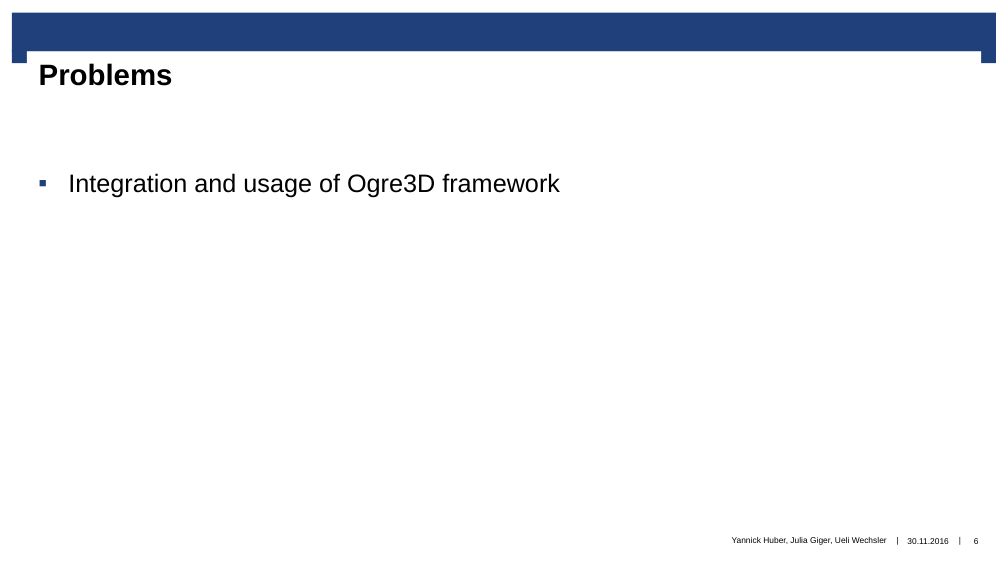
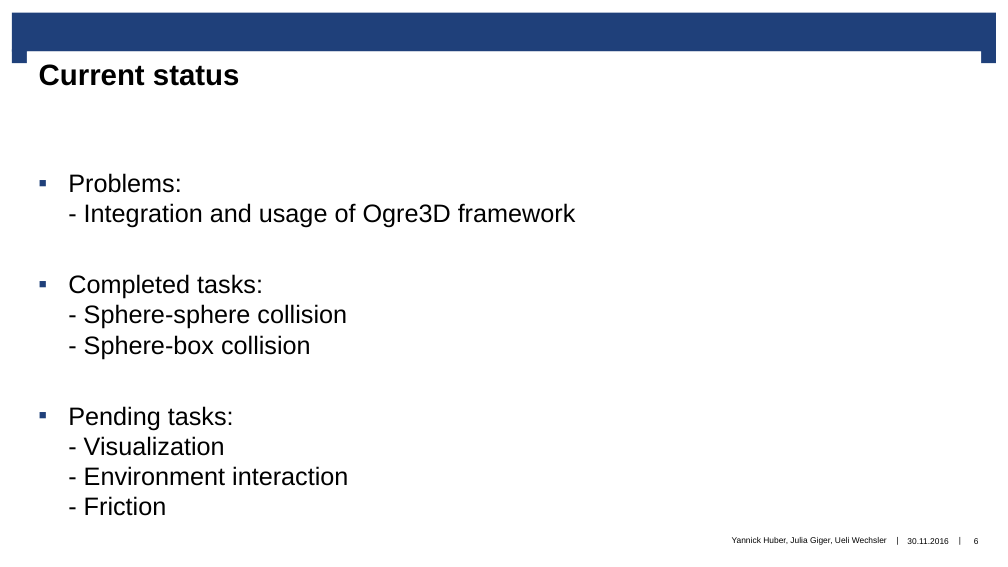
Before and after one commit to JuG16/pbs, a slide deck: slide 6 of project/pbs_project/presentation2.pptx. Drawn at 1008x567 pixels with LibreOffice and Linux fonts; fonts in the diff are those of the drawing; background and template pictures are left out. Boxes give left, top, right and bottom in pixels: in the first picture for what was removed or moved away, otherwise in the second. Text is boxed around its words. In the diff, an @@ line names an element or a change of style, - is before the commit and + after.

```diff
--- a/project/pbs_project/presentation2.pptx
+++ b/project/pbs_project/presentation2.pptx
@@ title at box(39, 64, 240, 86): text changed @@
-Problems
+Current status
@@ text at box(68, 173, 576, 516): text changed @@
-▪ Integration and usage of Ogre3D framework
+▪ Problems:
+  - Integration and usage of Ogre3D framework
+▪ Completed tasks:
+  - Sphere-sphere collision
+  - Sphere-box collision
+▪ Pending tasks:
+  - Visualization
+  - Environment interaction
+  - Friction
```
Also in this commit, not shown: 1 other slide changed, 2 slides removed.
